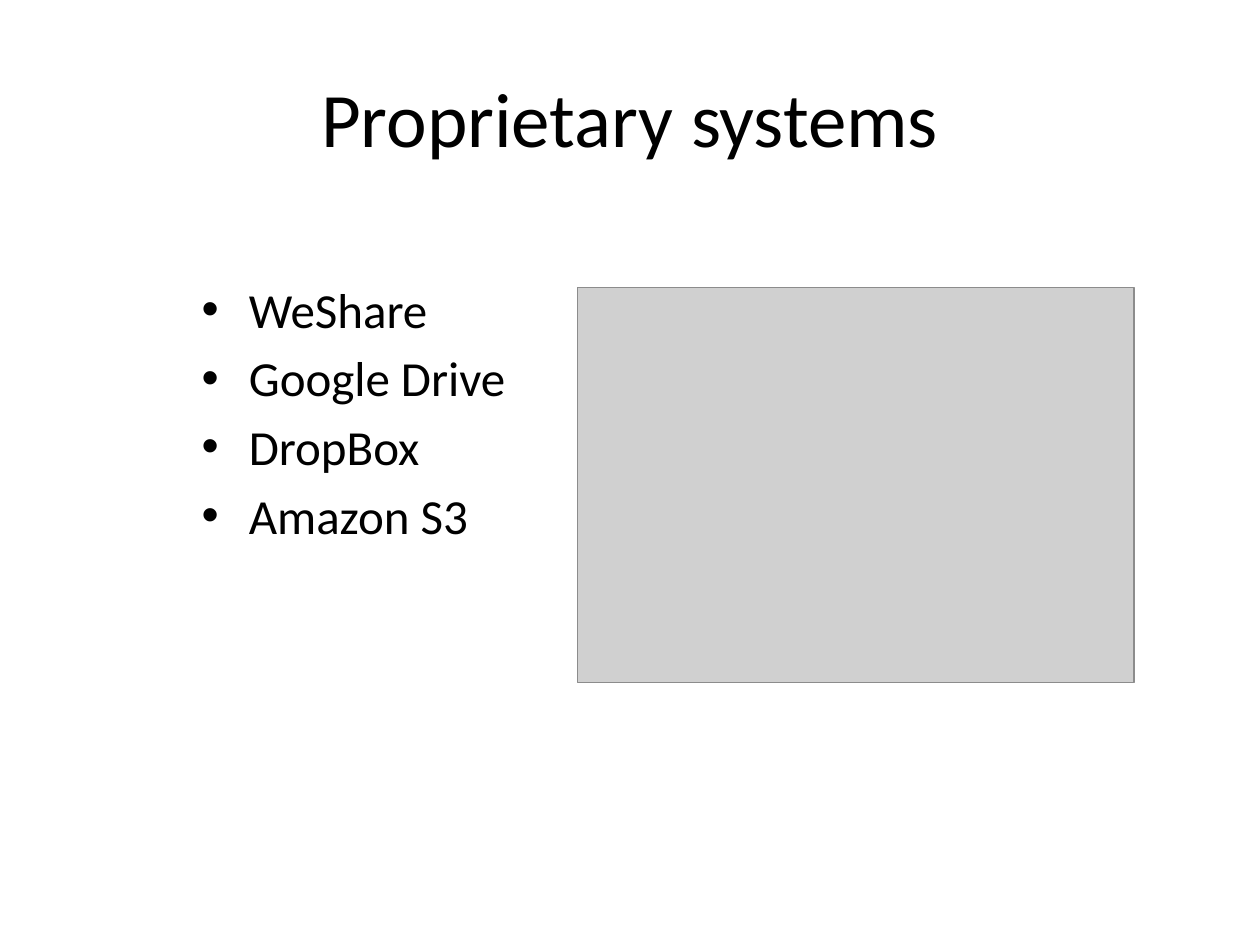
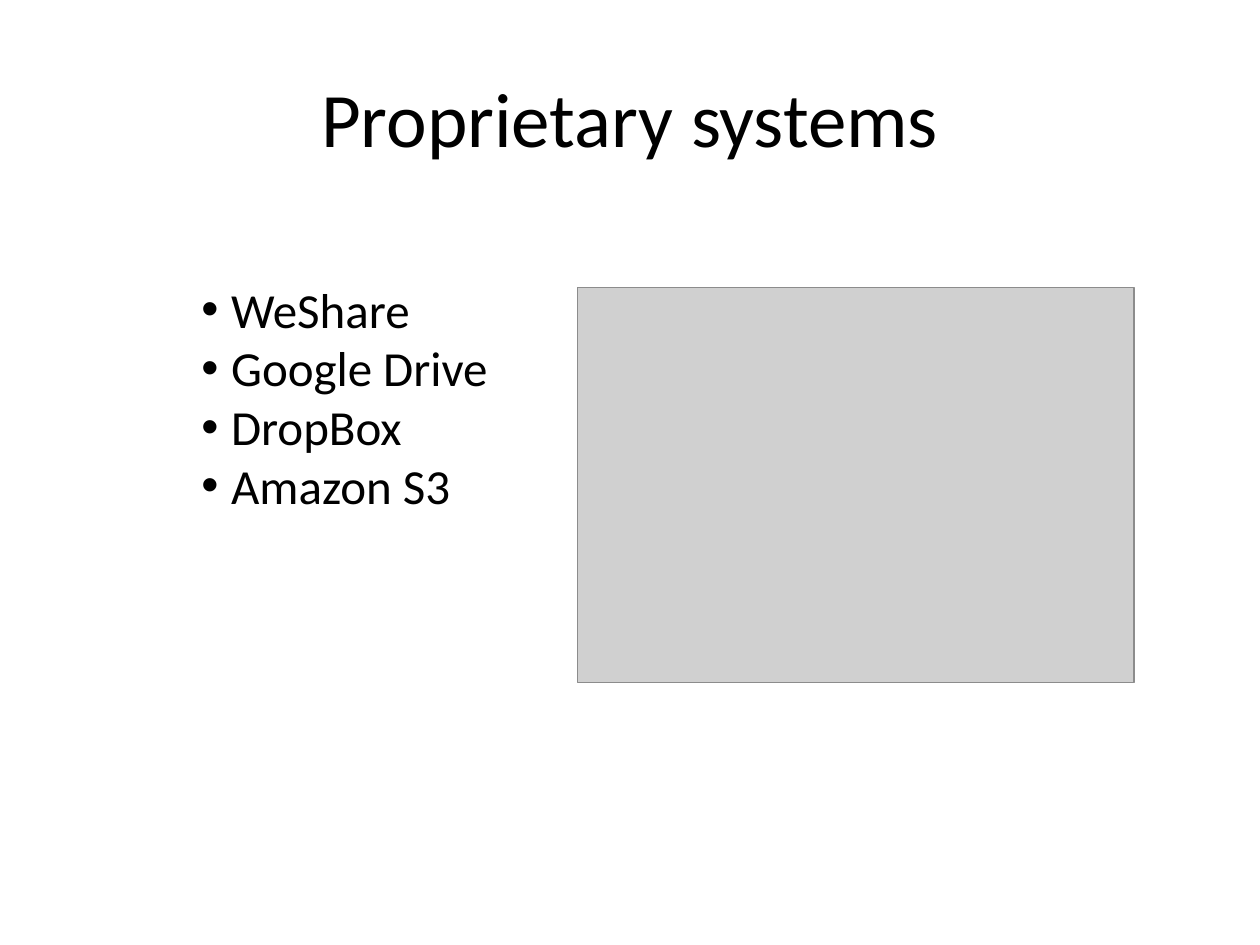
Before and after one commit to naturalis/arangs, a slide deck: slide 7 of doc/slides/day4/session2/DataSharing.pptx. Drawn at 1260x945 pixels with LibreOffice and Linux fonts; fonts in the diff are those of the drawing; grey boxes stand for pictures. Boxes give left, top, right and bottom in pixels: in the first picture for what was removed or moved away, otherwise in the second. Text is boxed around its words. In the diff, an @@ line names an element or a change of style, - is before the commit and + after.

```diff
--- a/doc/slides/day4/session2/DataSharing.pptx
+++ b/doc/slides/day4/session2/DataSharing.pptx
@@ text "WeShare" at bbox=[231, 294, 487, 505]: indent changed; less space between paragraphs @@
```
Also in this commit, not shown: 7 other slides changed, 1 slide added, 1 slide removed, 1 other file.
